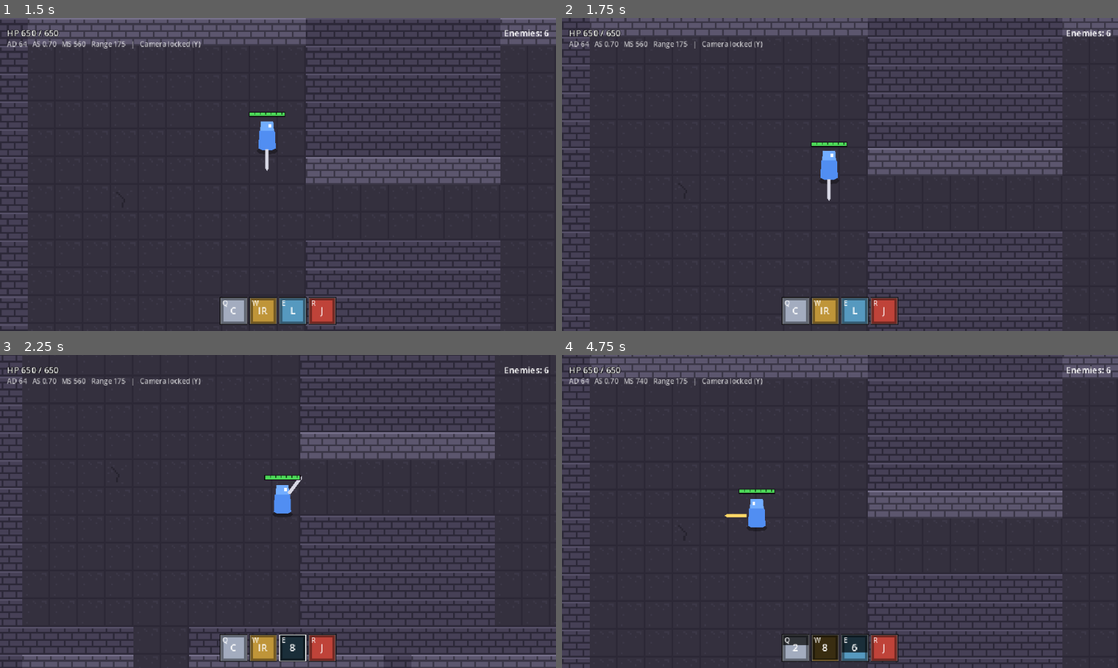
Above: before the commit, frames 1-4 (two rows, left to right).
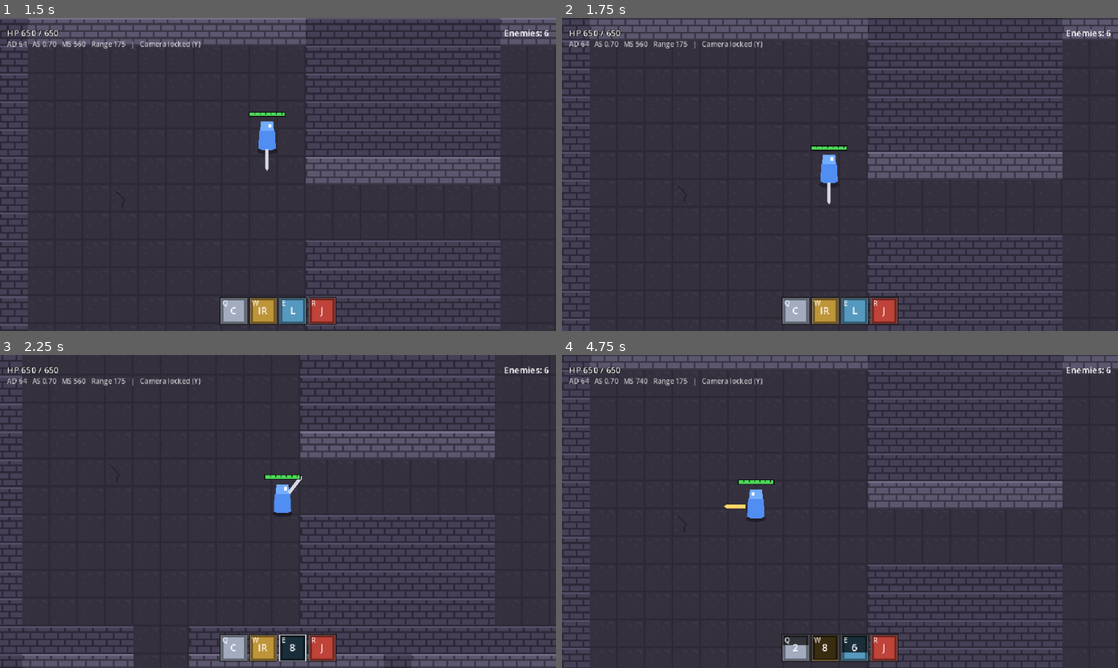
Above: after the commit, the same moments.

Repository: RyanAndrewsJR/uhgame
Game: Godot game, scene res://scenes/main.tscn
Two runs of this game, one before a commit and one after it. Both use one fixed random seed, a clock stepped at 60 frames per second and the inputs below.
Inputs (mouse positions are in pixels of both pictures, inside the frame that each line leads up to):
- Up to frame 1 (1.5 s): tap Enter at 0.5 s; move the mouse to (400, 158) at 0.52 s; hold D (move_right) 0.53-1.28 s; hold C (camera_center) 0.53-1.28 s; click (400, 158) at 0.6 s; move the mouse to (166, 190) at 1.27 s; hold S (move_down) from 1.28 s (still down); tap C (camera_center) at 1.35 s
- Up to frame 2 (1.75 s): keep holding S (move_down); click (728, 190) at 1.55 s
- Up to frame 3 (2.25 s): move the mouse to (333, 442) at 2.02 s; release S (move_down) at 2.03 s; hold D (move_right) from 2.03 s (still down); hold C (camera_center) from 2.03 s (still down); tap E (ability_e) at 2.1 s
- Up to frame 4 (4.75 s): move the mouse to (812, 574) at 2.77 s; release D (move_right) at 2.78 s; release C (camera_center) at 2.78 s; hold W (move_up) 2.78-3.53 s; tap Q (ability_q) at 2.85 s; click (812, 574) at 3.05 s; move the mouse to (1006, 558) at 3.52 s; hold C (camera_center) 3.53-4.28 s; hold A (move_left) from 3.53 s (still down); tap R (ability_r) at 3.6 s; move the mouse to (673, 464) at 4.27 s; right-click (673, 464) at 4.35 s; click (673, 464) at 4.55 s

Frame 1 is identical in both runs. In frame 2, 17% of the frame differs, in the area x 0-100%, y 0-100%; in frame 3, 3.8%; in frame 4, 18%.

Commit message:
tuned camera lean response

Diff:
--- /dev/null
+++ b/game/data/curves/curve_camera_lead.tres
@@ -0,0 +1,5 @@
+[gd_resource type="Curve" format=3]
+
+[resource]
+_data = [Vector2(0, 0), 0.0, 1.0, 0, 0, Vector2(1, 1), 1.0, 0.0, 0, 0]
+point_count = 2
--- a/game/scripts/camera/game_camera.gd
+++ b/game/scripts/camera/game_camera.gd
@@ -4,7 +4,9 @@
 ##   Hold Space - center on your character while held
 ##   Unlocked:  move the mouse to a screen edge, or use the arrow keys, to pan
 ## Also handles screen shake (GameFeel.shake()).
-## Locked: leads toward the mouse by up to aim_lead px (see get_aim_lead()).
+## Locked: leans toward the mouse (aim lead, MOVEMENT.md F4). No lean while
+## the cursor is inside a dead zone; the lean eases in and out at its own
+## rate, and is full only while the player aims or casts.
 
 @export var target: Node2D
 @export var locked: bool = true
@@ -13,14 +15,43 @@
 ## that starts edge panning.
 @export var edge_margin: float = 6.0
 @export var shake_decay: float = 30.0
-## How far (px) the locked camera leans toward the mouse at the screen edge.
-## Scales with the mouse's distance from the screen center. 0 = off.
-@export var aim_lead: float = 64.0
+## How far (px) the locked camera leans sideways toward the mouse at most.
+## 0 = off.
+@export var aim_lead: float = 80.0
+
+@export_group("Aim lead")
+## No lean while the cursor is inside this share of the half-screen,
+## measured as an oval (x and y each divided by their own half-size).
+@export var aim_lead_dead_zone: float = 0.35
+## Share of the half-screen where the lean reaches full.
+@export var aim_lead_full_at: float = 0.9
+## Lean between the dead zone edge (x = 0) and aim_lead_full_at (x = 1).
+## null = linear.
+@export var aim_lead_curve: Curve = preload("res://data/curves/curve_camera_lead.tres")
+## Vertical lean = aim_lead x this (the screen is 16:9).
+@export var aim_lead_y_scale: float = 0.6
+## How fast the lean eases toward its target, per second
+## (frame-rate independent). The player follow keeps its own smoothing.
+@export var aim_lead_smoothing: float = 4.0
+## Lean scale while the player isn't aiming or casting.
+@export var aim_lead_idle_scale: float = 0.5
+## Keep the full lean this many seconds after the last aim or cast, so it
+## doesn't swing back and forth between casts.
+@export var aim_lead_hold_time: float = 0.75
+## Extra lean (px) in the walking direction. 0 = off. Try 12-16.
+@export var move_lead_px: float = 0.0
+
+@export_group("Debug")
+## Draws the dead zone oval, the target lean and the current lean.
+@export var debug_draw: bool = false
 
 ## Bounds the camera may show, set by Main from the room size.
 var bounds: Rect2 = Rect2()
 
 var _shake_amount: float = 0.0
+var _lead: Vector2 = Vector2.ZERO          # current lean (eased)
+var _lead_target: Vector2 = Vector2.ZERO   # lean it's easing toward
+var _aim_hold_left: float = 0.0            # full-lean time left after aiming
 
 
 func _ready() -> void:
@@ -34,6 +65,9 @@
 
 func snap_to_target() -> void:
 	if target:
+		_lead = Vector2.ZERO
+		_lead_target = Vector2.ZERO
+		_aim_hold_left = 0.0
 		global_position = _clamp_to_bounds(target.global_position)
 		# Physics interpolation is on (MOVEMENT.md F1): without these resets the
 		# camera slides in from its old spot. The reset must come before
@@ -62,9 +96,13 @@
 
 	var centering := Input.is_action_pressed("camera_center")
 	if target and (locked or centering):
-		# Holding camera_center centers exactly; plain locked mode leads.
-		var lead := get_aim_lead() if locked and not centering else Vector2.ZERO
-		global_position = _clamp_to_bounds(target.global_position + lead)
+		# Holding camera_center centers exactly; plain locked mode leans.
+		if locked and not centering:
+			_update_lead(real_delta)
+		else:
+			_lead = Vector2.ZERO
+			_lead_target = Vector2.ZERO
+		global_position = _clamp_to_bounds(target.global_position + _lead)
 	else:
 		var pan := Input.get_vector("camera_left", "camera_right", "camera_up", "camera_down")
 		pan += _edge_pan_direction()
@@ -76,18 +114,78 @@
 		offset = Vector2(randf_range(-1, 1), randf_range(-1, 1)) * _shake_amount
 	else:
 		offset = Vector2.ZERO
-
-
-## Offset toward the mouse: the mouse's distance from the screen center as a
-## fraction of half the screen (0..1), times aim_lead. Measured in screen
-## space, so moving the camera doesn't feed back into the lead.
+	if debug_draw:
+		queue_redraw()
+
+
+## Full lean toward the mouse, before the context scale and easing. Zero
+## inside the dead zone oval, then aim_lead_curve up to aim_lead_full_at.
+## Measured in screen space, so moving the camera doesn't feed back into it.
 func get_aim_lead() -> Vector2:
 	if aim_lead <= 0.0:
 		return Vector2.ZERO
 	var vp := get_viewport()
 	var rect := vp.get_visible_rect()
-	var from_center := (vp.get_mouse_position() - rect.get_center()) / (rect.size * 0.5)
-	return from_center.limit_length(1.0) * aim_lead
+	var n := (vp.get_mouse_position() - rect.get_center()) / (rect.size * 0.5)
+	var r := n.length()
+	if r <= aim_lead_dead_zone:
+		return Vector2.ZERO
+	var t := clampf((r - aim_lead_dead_zone) / maxf(aim_lead_full_at - aim_lead_dead_zone, 0.001), 0.0, 1.0)
+	var amount := aim_lead_curve.sample(t) if aim_lead_curve else t
+	var dir := n / r
+	return Vector2(dir.x * aim_lead, dir.y * aim_lead * aim_lead_y_scale) * amount
+
+
+## The lean the camera is using right now (after easing).
+func get_current_lead() -> Vector2:
+	return _lead
+
+
+func _update_lead(delta: float) -> void:
+	if _is_target_aiming():
+		_aim_hold_left = aim_lead_hold_time
+	else:
+		_aim_hold_left = maxf(_aim_hold_left - delta, 0.0)
+	var context_scale := 1.0 if _aim_hold_left > 0.0 else aim_lead_idle_scale
+	_lead_target = get_aim_lead() * context_scale + _get_move_lead()
+	_lead = _lead.lerp(_lead_target, 1.0 - exp(-aim_lead_smoothing * delta))
+
+
+## Full lean while the player aims or casts an ability (or winds up a basic
+## attack). Read through Player's public state; other targets never aim.
+func _is_target_aiming() -> bool:
+	var player := target as Player
+	if player == null:
+		return false
+	return player.aiming_slot != &"" \
+		or player.is_in_state(Player.State.CASTING) \
+		or player.is_in_state(Player.State.ATTACK)
+
+
+func _get_move_lead() -> Vector2:
+	var unit := target as Unit
+	if move_lead_px <= 0.0 or unit == null:
+		return Vector2.ZERO
+	var dir := unit.movement.get_move_direction()
+	return Vector2(dir.x * move_lead_px, dir.y * move_lead_px * aim_lead_y_scale)
+
+
+func _draw() -> void:
+	if not debug_draw:
+		return
+	# The camera sits at the view center (before smoothing and offset), so
+	# draw relative to the actual screen center.
+	var c := get_screen_center_position() - global_position
+	var half := get_viewport_rect().size * 0.5 / zoom
+	var pts := PackedVector2Array()
+	for i in 49:
+		var a := TAU * i / 48.0
+		pts.append(c + Vector2(cos(a) * half.x, sin(a) * half.y) * aim_lead_dead_zone)
+	draw_polyline(pts, Color(1, 1, 1, 0.35), 1.0)
+	var player_pos := target.global_position - global_position if target else c
+	draw_line(player_pos, player_pos + _lead_target, Color(1, 0.8, 0.2, 0.9), 1.0)
+	draw_circle(player_pos + _lead_target, 2.5, Color(1, 0.8, 0.2, 0.9))
+	draw_circle(player_pos + _lead, 2.0, Color(0.3, 1, 0.6, 0.9))
 
 
 func _edge_pan_direction() -> Vector2:
Not shown, changed: CLAUDE.md
Not shown, changed: docs/DECISIONS.md
Not shown, changed: docs/MOVEMENT.md
